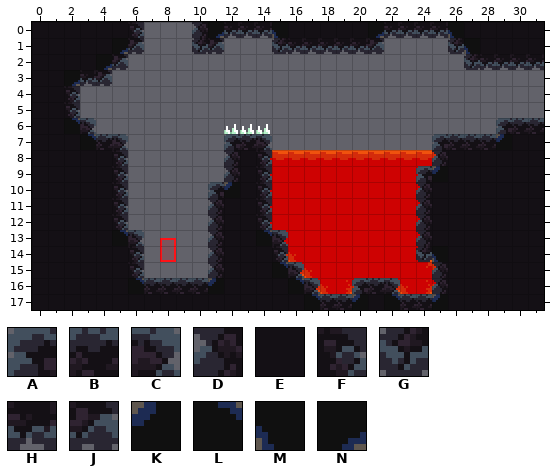
A Tiled map gets an edit: Assets/Tiles/Alex/LavaIntro.tmx. That is the earlier state.
Cells are 8x8 px. Shown: x 0..31, y 0..17.
Key: from "Rocks": A 0, B 1, C 2, D 6, E 7, F 8, G 12, H 13, J 14, K 22, L 23, M 28, N 29.
_ is an empty cell.
Layers that did not change in this view are not listed.
Layer "Ground" before, first column x 0:
 0 EEEEEEF___DNHHHMEEEEENHHHHMEEEEE
 1 EEEEENJ___GJ___GHHHHHJ____GMEEEE
 2 EEEENJ_____________________GHHHH
 3 EENHJ___________________________
 4 EEF_____________________________
 5 EEF_____________________________
 6 EELC_________________________ABB
 7 EEELBC______ABC__________ABBBKEE
 8 EEEEEF______DEF__________DEEEEEE
 9 EEEEEF______DEF_________AKEEEEEE
10 EEEEEF_____AKEF_________DEEEEEEE
11 EEEEEF_____DEEF_________DEEEEEEE
12 EEEEEF_____DEEF_________DEEEEEEE
13 EEEEELC____DEELC________DEEEEEEE
14 EEEEEEF____DEEEF________GMEEEEEE
15 EEEEEEF____DEEELC________DEEEEEE
16 EEEEEELBBBBKEEEELC__ABC__DEEEEEE
17 EEEEEEEEEEEEEEEEELBBKELBBKEEEEEE
After the commit:
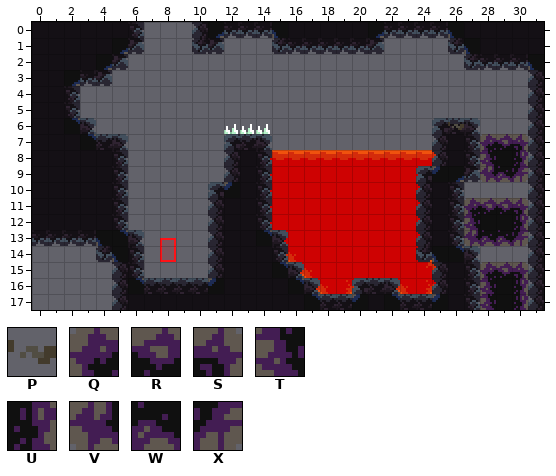
Further tiles: from "Branches": P 13; from "Breakable": Q 0, R 1, S 2, T 3, U 5, V 6, W 7, X 8.
Tiles of an added or newly shown layer are drawn over the layers below it.
The edit:
Layer "Ground":
The author put tile A in row 6 at x 25.
The author put tile B in row 6 at x 26.
Tile E becomes tile C in row 14 at x 27.
The author put tile C in row 6 at x 27.
Tile A becomes tile D in row 7 at x 25.
Tile B becomes tile D in row 6 at x 31.
Tile E becomes tile D in rows 7 to 14 at x 31; in rows 15 to 17 at x 5 and 31.
The author put tile D in rows 3 to 5 at x 31.
Tile B becomes tile E in row 7 at x 26.
Tile B becomes tile F in row 7 at x 27.
Tile E becomes tile F in row 8 at x 27; in rows 10 to 13 at x 26; in rows 15 to 17 at x 27.
Tile E becomes tile G in row 14 at x 4.
Tile E becomes tile H in row 13 at x 0 to 3.
Tile E becomes tile J in row 9 at x 27.
Tile E becomes tile L in row 14 at x 26.
Tile E becomes tile M in row 13 at x 4; in row 14 at x 5.
Tile H becomes tile M in row 2 at x 31.
Tile E becomes tile N in row 9 at x 26.
Tile A is gone in row 6 at x 29.
Tile B is gone in row 6 at x 30; in row 7 at x 28.
Tile E is gone in row 7 at x 30; in row 8 at x 28 and 30; in row 9 at x 28 to 30; in rows 10 to 11 at x 27 to 30; in row 12 at x 27 and 30; in row 13 at x 27 to 30.
Tile E is gone in row 14 at x 0 to 3 and 28 to 30; in row 15 at x 0 to 4 and 28 to 30; in rows 16 to 17 at x 0 to 4, 28 and 30.
Tile K is gone in row 7 at x 29.
Layer "Branches" (added):
The author put tile P in row 6 at x 26.
Layer "Breakable" (added):
The author put tile Q in row 7 at x 28; in row 11 at x 27; in row 15 at x 28.
The author put tile R in row 7 at x 29; in row 11 at x 28 to 29; in row 15 at x 29.
The author put tile S in row 7 at x 30; in row 11 at x 30; in row 15 at x 30.
The author put tile T in row 8 at x 28; in row 12 at x 27; in rows 16 to 17 at x 28.
The author put tile U in row 8 at x 30; in row 12 at x 30; in rows 16 to 17 at x 30.
The author put tile V in row 9 at x 28; in row 13 at x 27.
The author put tile W in row 9 at x 29; in row 13 at x 28 to 29.
The author put tile X in row 9 at x 30; in row 13 at x 30.
Where, in picture pixels (left, top, right, bottom), the same in both pictures:
changed: (432, 54, 544, 310)
changed: (32, 230, 128, 310)
